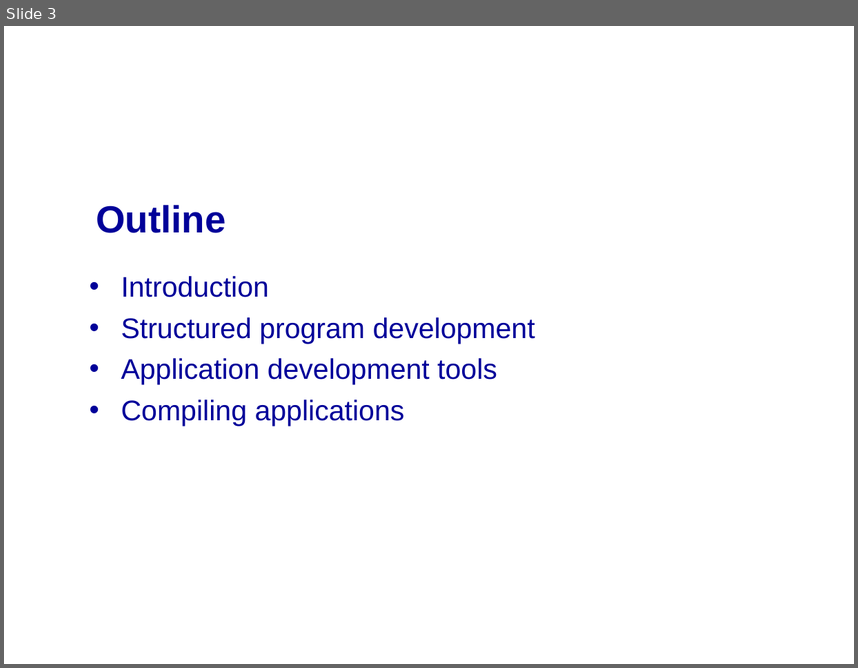
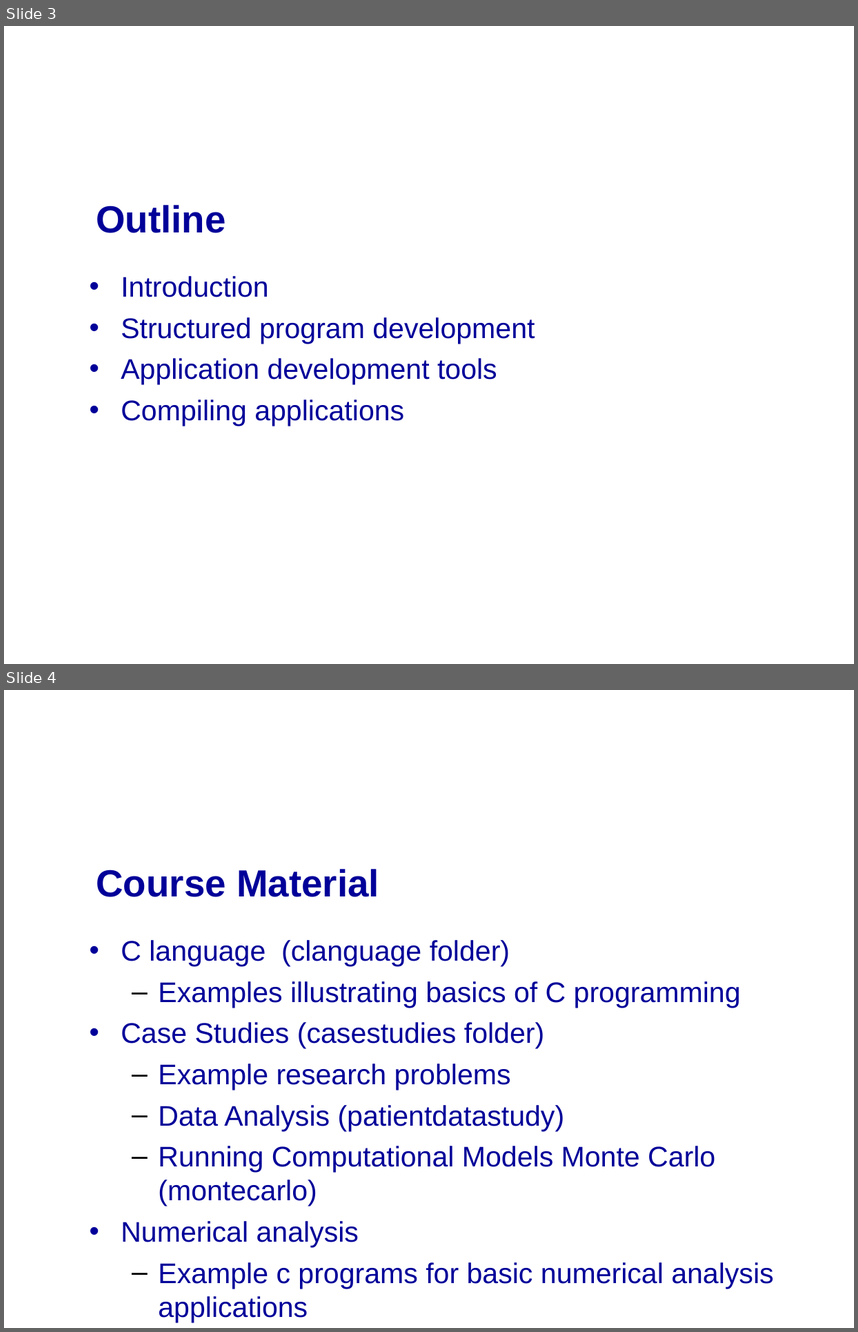
Before and after one commit to mikeg64/iome, a slide deck: src/examples/course/c/presentation/IntrotoC1.ppt. Shown one above the other, each under a label of ours: slide 3 before the commit, slides 3 and 4 after it. The pictures are 858x668 and 858x1332 pixels, drawn with LibreOffice and Linux fonts; fonts in the diff are those of the drawing; background and template pictures are left out. Boxes give left, top, right and bottom in pixels: in the first picture for what was removed or moved away, otherwise in the second. Text is boxed around its words. In the diff, an @@ line names an element or a change of style, - is before the commit and + after.

Commit message:
addded course descriptions

```diff
--- a/src/examples/course/c/presentation/IntrotoC1.ppt
+++ b/src/examples/course/c/presentation/IntrotoC1.ppt
@@ slide 4 added at [4,690,854,1328], background picture (left out) @@
@@ text added at [96,869,379,897], 32 pt, text #000099, bold @@
+Course Material
@@ text added at [121,940,773,1322], 24 pt, text #000099 @@
+• C language (clanguage folder)
+  – Examples illustrating basics of C programming
+• Case Studies (casestudies folder)
+  – Example research problems
+  – Data Analysis (patientdatastudy)
+  – Running Computational Models Monte Carlo (montecarlo)
+• Numerical analysis
+  – Example c programs for basic numerical analysis applications
```
Also in this commit, not shown: 15 slides changed, 4 other files.
